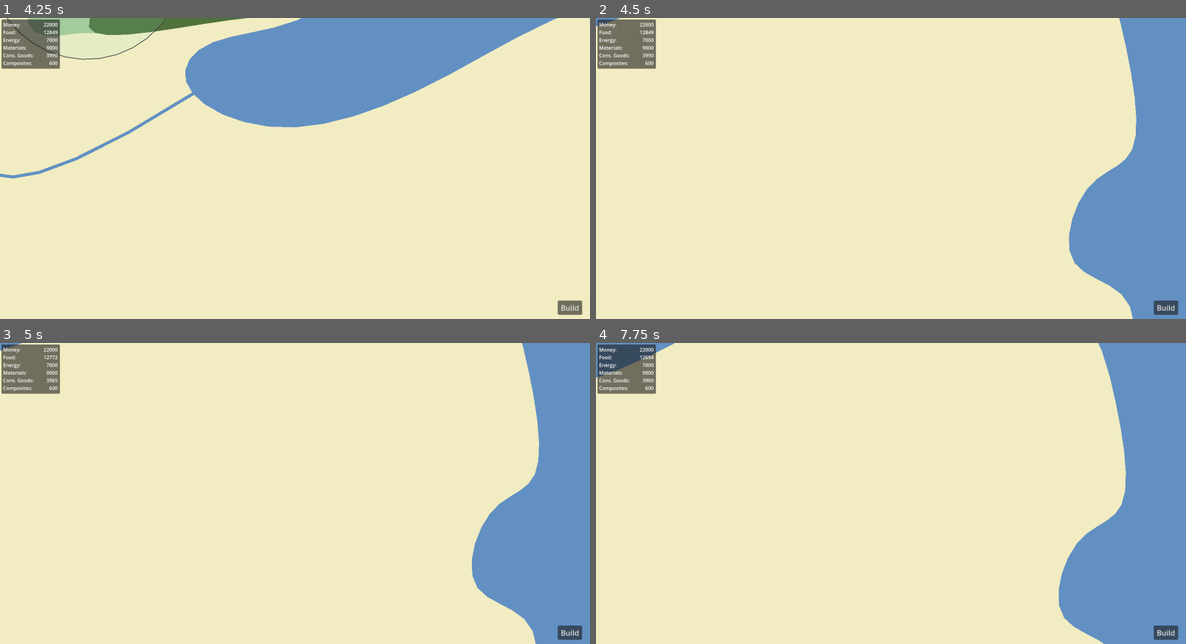
Above: before the commit, frames 1-4 (two rows, left to right).
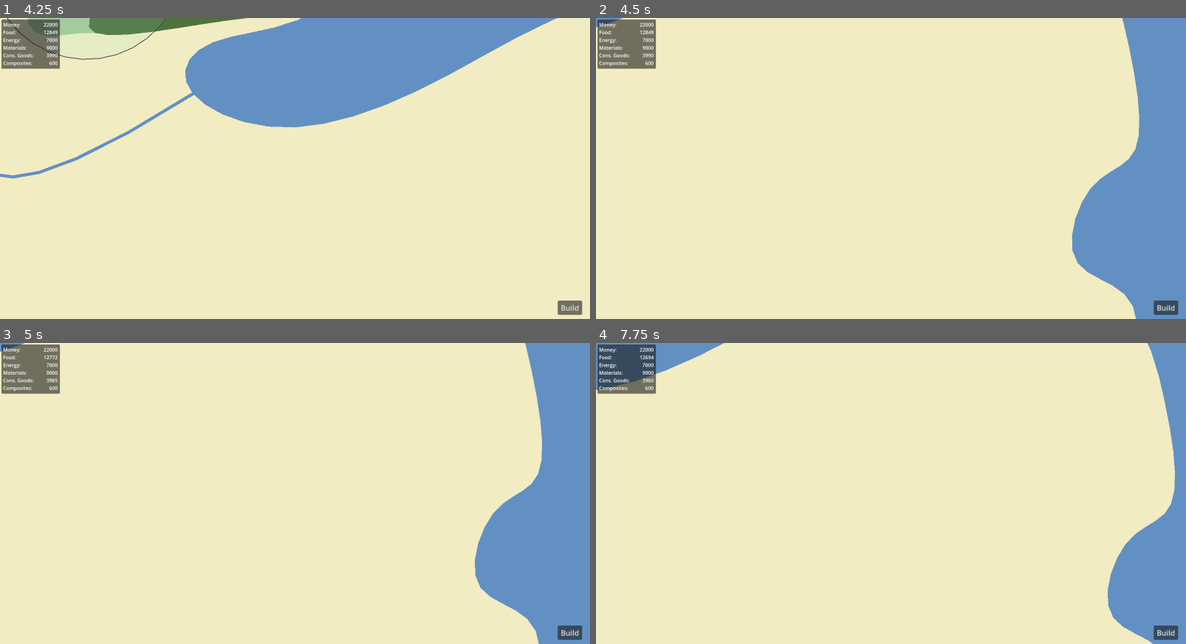
Above: after the commit, the same moments.

Repository: Novation257/Nations-Refounded
Game: Godot game, scene res://masterScene.tscn
The game is run twice, just before and just after one commit, with the same random seed, the same clock (stepped at 60 frames per second) and the same inputs. The engine's default icon, where the game draws it, is replaced by a stand-in: a white triangle on a blue panel in a dark square.
Inputs (mouse positions are in pixels of both pictures, inside the frame that each line leads up to):
- Up to frame 1 (4.25 s): tap Enter at 0.5, 2, 3.5 s; move the mouse to (312, 216) at 0.52 s; press the mouse at (312, 216) at 0.53 s; tap Space at 1.25, 2.75 s; move the mouse to (177, 183) at 1.27 s; release the mouse at (177, 183) at 1.28 s; tap Down (CamDown) at 1.35 s; click (177, 183) at 1.55 s; move the mouse to (354, 102) at 2.02 s; press the mouse at (354, 102) at 2.03 s; tap Left (CamLeft) at 2.1 s; move the mouse to (265, 228) at 2.77 s; release the mouse at (265, 228) at 2.78 s; tap Right (CamRight) at 2.85 s; click (265, 228) at 3.05 s; move the mouse to (472, 213) at 3.52 s; press the mouse at (472, 213) at 3.53 s; tap Up (CamUp) at 3.6 s
- Up to frame 2 (4.5 s): tap Space at 4.25 s; move the mouse to (714, 123) at 4.27 s; release the mouse at (714, 123) at 4.28 s; click (714, 123) at 4.35 s
- Up to frame 3 (5 s): no input
- Up to frame 4 (7.75 s): move the mouse to (920, 493) at 5.02 s; hold Shift (Shift) 5.03-5.78 s; click (920, 493) at 5.3 s; move the mouse to (802, 418) at 5.77 s; click (802, 418) at 5.85 s; move the mouse to (1020, 478) at 6.52 s; press the mouse at (1020, 478) at 6.53 s; tap Down (CamDown) at 6.6 s; move the mouse to (773, 508) at 7.27 s; release the mouse at (773, 508) at 7.28 s; tap Left (CamLeft) at 7.35 s; click (773, 508) at 7.55 s

Frame 1 is identical in both runs. In frame 2, 0.6% of the frame differs, in the area x 0-93%, y 0-100%; in frame 3, 0.6%; in frame 4, 9.5%, in the area x 0-99%, y 0-100%.

Commit message:
UI improvements to cities
- Cities now show name, population, and taxes on the map

Diff:
--- a/ClientApp/UI/Cam+UI.tscn
+++ b/ClientApp/UI/Cam+UI.tscn
@@ -4,10 +4,6 @@
 [ext_resource type="Script" path="res://UI/ui.gd" id="2_ebt58"]
 
 [node name="Camera2D" type="Camera2D"]
-limit_left = -2500
-limit_top = -1500
-limit_right = 3000
-limit_bottom = 2500
 position_smoothing_enabled = true
 position_smoothing_speed = 20.0
 script = ExtResource("1_0pqkt")
--- a/ClientApp/UI/cameraControls.gd
+++ b/ClientApp/UI/cameraControls.gd
@@ -57,8 +57,8 @@
 
 	old_mpos = new_mpos
 
-	position.x = max(limit_left, min(limit_right, position.x))
-	position.y = max(limit_top, min(limit_bottom, position.y))
+	position.x = max(-2000, min(2000, position.x))
+	position.y = max(-1000, min(2000, position.y))
 	return
 
 func _on_build_menu_focus_entered() -> void:
--- a/ClientApp/gameObjects/city/city.gd
+++ b/ClientApp/gameObjects/city/city.gd
@@ -12,10 +12,14 @@
 @onready var UI_population:Label = get_node("%population")
 @onready var UI_stockpile:Label = get_node("%stockpile")
 @onready var UI_TTP:Label = get_node("%TTP")
+@onready var UI_display:Panel = get_node("%Display")
+@onready var UI_nameDis:Label = get_node("%nameDisplay")
+@onready var UI_popDis:Label = get_node("%popDisplay")
+@onready var UI_taxDis:Label = get_node("%taxDIsplay")
 
 # Nodes
 @onready var cityLimits:Polygon2D = get_node("%CityLimitsPoly")
-@onready var master:Node2D = get_parent().get_parent()
+@onready var master:Master = get_parent().get_parent()
 
 # Signaling
 signal production_tick(city:City)
@@ -34,6 +38,12 @@
 var productionCountdown:int = productionTime
 var stockpile:float = 0
 var inputs:Resources = Resources.new()
+
+func buildNumString(num:float) -> String:
+	if(int(num / 100000) > 0): return(str(int(num) / 1000) + "k")
+	elif (int(num / 10000) > 0): return(str(int(num / 100) / 10.0) + "k")
+	elif (int(num / 1000) > 0): return(str(int(num / 10) / 100.0) + "k")
+	else: return(str(num))
 
 func calculateFoodUsage(population:int) -> int:
 	return floor((population * .001) - .00006*pow(population, 1.2) + 5)
@@ -69,6 +79,10 @@
 	UI_population.text = "Population: " + str(get_meta("population"))
 	UI_stockpile.text = "Taxes: " + str(calculateTaxProduction(population) * stockpile)
 	UI_TTP.text = "TTP: " + str(productionCountdown)
+
+	UI_popDis.text = buildNumString(get_meta("population"))
+	UI_taxDis.text = buildNumString(calculateTaxProduction(population) * stockpile)
+	if(stockpile == 18*2): UI_taxDis.add_theme_color_override("font_color", Color.RED)
 	return
 
 # Check if the player has enough resources to supply the city
@@ -85,6 +99,7 @@
 	# Hide UI and update values
 	UI.visible = false
 	UI_name.text = name
+	UI_nameDis.text = name
 	UI_ownerID.text = "OwnerID: " + str(get_meta("ownerID"))
 
 	# Get population
@@ -107,7 +122,6 @@
 		var m_pos:Vector2 = get_local_mouse_position()
 		UI.position[0] = m_pos[0] + (12 * UI.scale[0])
 		UI.position[1] = m_pos[1] - (0  * UI.scale[0])
-
 	pass
 
 func _on_city_inner_coll_mouse_entered() -> void:
@@ -128,5 +142,7 @@
 
 			# Update UI
 			UI_stockpile.text = "Taxes: 0"
+			UI_taxDis.text = "0"
+			UI_taxDis.add_theme_color_override("font_color", Color.WHITE)
 		else: master.staticUI.notify("Cannot collect taxes from another player's city")
 	return
--- a/ClientApp/gameObjects/city/city.tscn
+++ b/ClientApp/gameObjects/city/city.tscn
@@ -38,10 +38,8 @@
 unique_name_in_owner = true
 visible = false
 z_index = 1
-offset_left = 100.0
-offset_top = -80.0
-offset_right = 260.0
-offset_bottom = 55.0
+offset_right = 160.0
+offset_bottom = 135.0
 metadata/_edit_use_anchors_ = true
 
 [node name="name" type="Label" parent="UI"]
@@ -113,6 +111,93 @@
 text = "TTP: 12"
 metadata/_edit_use_anchors_ = true
 
+[node name="Display" type="Panel" parent="."]
+unique_name_in_owner = true
+anchors_preset = 7
+anchor_left = 0.5
+anchor_top = 1.0
+anchor_right = 0.5
+anchor_bottom = 1.0
+offset_left = -65.0
+offset_top = -60.0
+offset_right = 65.0
+offset_bottom = -35.0
+grow_horizontal = 2
+grow_vertical = 0
+
+[node name="nameDisplay" type="Label" parent="Display"]
+unique_name_in_owner = true
+layout_mode = 1
+anchors_preset = 8
+anchor_left = 0.5
+anchor_top = 0.5
+anchor_right = 0.5
+anchor_bottom = 0.5
+offset_left = -57.0
+offset_top = -11.5
+offset_right = 57.0
+offset_bottom = 11.5
+grow_horizontal = 2
+grow_vertical = 2
+text = "CityLongName"
+horizontal_alignment = 1
+
+[node name="popPanel" type="Panel" parent="Display"]
+layout_mode = 1
+anchors_preset = 2
+anchor_top = 1.0
+anchor_bottom = 1.0
+offset_right = 40.0
+offset_bottom = 20.0
+grow_vertical = 0
+
+[node name="popDisplay" type="Label" parent="Display/popPanel"]
+unique_name_in_owner = true
+layout_mode = 1
+anchors_preset = 8
+anchor_left = 0.5
+anchor_top = 0.5
+anchor_right = 0.5
+anchor_bottom = 0.5
+offset_left = -20.0
+offset_top = -9.0
+offset_right = 33.0
+offset_bottom = 14.0
+grow_horizontal = 2
+grow_vertical = 2
+scale = Vector2(0.75, 0.75)
+text = "33.3k"
+horizontal_alignment = 1
+
+[node name="taxPanel" type="Panel" parent="Display"]
+layout_mode = 1
+anchors_preset = 2
+anchor_top = 1.0
+anchor_bottom = 1.0
+offset_left = 90.0
+offset_right = 130.0
+offset_bottom = 20.0
+grow_vertical = 0
+
+[node name="taxDIsplay" type="Label" parent="Display/taxPanel"]
+unique_name_in_owner = true
+layout_mode = 1
+anchors_preset = 8
+anchor_left = 0.5
+anchor_top = 0.5
+anchor_right = 0.5
+anchor_bottom = 0.5
+offset_left = -20.0
+offset_top = -9.0
+offset_right = 33.0
+offset_bottom = 14.0
+grow_horizontal = 2
+grow_vertical = 2
+scale = Vector2(0.75, 0.75)
+text = "33.3k
+"
+horizontal_alignment = 1
+
 [connection signal="input_event" from="CityInnerColl" to="." method="_on_city_inner_coll_input_event"]
 [connection signal="mouse_entered" from="CityInnerColl" to="." method="_on_city_inner_coll_mouse_entered"]
 [connection signal="mouse_exited" from="CityInnerColl" to="." method="_on_city_inner_coll_mouse_exited"]
--- a/ClientApp/masterScene.tscn
+++ b/ClientApp/masterScene.tscn
@@ -17,7 +17,7 @@
 position = Vector2(65.9999, 155)
 script = ExtResource("3_tiwjy")
 points = PackedVector2Array(-2433.31, -518.684, -2004.8, -716.461, -1647.84, -804.659, -1484.05, -1021.36, -987.639, -1 …(1136 unchanged characters)…
-weights = PackedFloat32Array(1, 1, 1, 1, 1, 1, 1, 1, 1, 1, 1 …(120620 unchanged characters)… 1, 1, 1, 1, 1, 1, 1, 1, 1, 1, 1, 1, 1, 1)
+weights = PackedFloat32Array(1, 1, 1, 1, 1, 1, 1, 1, 1, 1, 1 …(120620 unchanged characters)… 1, 1, 1, 1, 1, 1, 1, 1, 1, 1, 1, 1, 1, 1, 1, 1, 1, 1)
 collision_poly = NodePath("barren/CollisionPolygon2D")
 open = false
 border = false
@@ -34,7 +34,7 @@
 position = Vector2(-980, -203)
 script = ExtResource("3_tiwjy")
 points = PackedVector2Array(-243.622, -222.623, 78.9117, -640.832, 508.909, -930.005, 665.709, -836.773, 563.194, -447.16, 530.291, 35.7971, 207.751, 151.71, -248.317, 285.678, -1009.16, 55.1613, -1048.76, 258.808, -1298.16, 142.881, -1164.63, -108.98, -776.504, -20.901, -700.589, -274.256)
-weights = PackedFloat32Array(1, 1, 1, 1, 1, 1, 1, 1, 1, 1, 1 …(23069 unchanged characters)… 1, 1, 1, 1, 1, 1, 1, 1, 1, 1, 1, 1, 1, 1)
+weights = PackedFloat32Array(1, 1, 1, 1, 1, 1, 1, 1, 1, 1, 1 …(23069 unchanged characters)… 1, 1, 1, 1, 1, 1, 1, 1, 1, 1, 1, 1, 1, 1, 1, 1, 1, 1)
 collision_poly = NodePath("plains/CollisionPolygon2D")
 open = false
 border = false
@@ -51,7 +51,7 @@
 position = Vector2(-1035, -521)
 script = ExtResource("3_tiwjy")
 points = PackedVector2Array(-786.552, 194.825, -253.795, -31.4633, 173.837, -409.204, 467.833, -79.5718, 82.9648, 45.1541, 145.328, 255.406, -367.83, 258.97)
-weights = PackedFloat32Array(1, 1, 1, 1, 1, 1, 1, 1, 1, 1, 1 …(17012 unchanged characters)… 1, 1, 1, 1, 1, 1, 1, 1, 1, 1, 1, 1, 1, 1)
+weights = PackedFloat32Array(1, 1, 1, 1, 1, 1, 1, 1, 1, 1, 1 …(17012 unchanged characters)… 1, 1, 1, 1, 1, 1, 1, 1, 1, 1, 1, 1, 1, 1, 1, 1, 1, 1)
 collision_poly = NodePath("forest/CollisionPolygon2D")
 open = false
 border = false
@@ -129,7 +129,7 @@
 position = Vector2(-1735, 113)
 script = ExtResource("3_tiwjy")
 points = PackedVector2Array(-243.622, -222.623, 110.098, -223.524, 539.917, -135.425, 323.673, -36.6466, 128.786, -12.6194, 18.7378, 201.189, -274.336, 120.865)
-weights = PackedFloat32Array(1, 1, 1, 1, 1, 1, 1, 1, 1, 1, 1 …(5792 unchanged characters)… 1, 1, 1, 1, 1, 1, 1, 1, 1, 1, 1, 1, 1, 1)
+weights = PackedFloat32Array(1, 1, 1, 1, 1, 1, 1, 1, 1, 1, 1 …(5792 unchanged characters)… 1, 1, 1, 1, 1, 1, 1, 1, 1, 1, 1, 1, 1, 1, 1, 1, 1, 1)
 collision_poly = NodePath("forest/CollisionPolygon2D")
 open = false
 border = false
@@ -146,7 +146,7 @@
 position = Vector2(556, -855)
 script = ExtResource("3_tiwjy")
 points = PackedVector2Array(19.9692, -265.708, 355.59, -217.762, 478.451, -142.847, 469.461, -5.00256, 402.259, 102.07, 340.631, 91.9543, 138.782, -110.154, -244.144, 58.0143, -265.713, 259.592, -369.792, 206.203, -654.269, 288.666, -429.523, -268.705, -243.733, -340.623)
-weights = PackedFloat32Array(1, 1, 1, 1, 1, 1, 1, 1, 1, 1, 1 …(36350 unchanged characters)… 1, 1, 1, 1, 1, 1, 1, 1, 1, 1, 1, 1, 1, 1)
+weights = PackedFloat32Array(1, 1, 1, 1, 1, 1, 1, 1, 1, 1, 1 …(36350 unchanged characters)… 1, 1, 1, 1, 1, 1, 1, 1, 1, 1, 1, 1, 1, 1, 1, 1, 1, 1)
 collision_poly = NodePath("plains/CollisionPolygon2D")
 open = false
 border = false
@@ -163,7 +163,7 @@
 position = Vector2(525, -701)
 script = ExtResource("3_tiwjy")
 points = PackedVector2Array(-326.819, -35.0415, 65.0303, -257.976, 397.181, -159.042, 467.833, -79.5718, 343.181, 16.9585, 137.181, 20.9585, -388.181, 122.949)
-weights = PackedFloat32Array(1, 1, 1, 1, 1, 1, 1, 1, 1, 1, 1 …(22256 unchanged characters)… 1, 1, 1, 1, 1, 1, 1, 1, 1, 1, 1, 1, 1, 1)
+weights = PackedFloat32Array(1, 1, 1, 1, 1, 1, 1, 1, 1, 1, 1 …(22256 unchanged characters)… 1, 1, 1, 1, 1, 1, 1, 1, 1, 1, 1, 1, 1, 1, 1, 1, 1, 1)
 collision_poly = NodePath("forest/CollisionPolygon2D")
 open = false
 border = false
--- a/ClientApp/scripts/masterScene.gd
+++ b/ClientApp/scripts/masterScene.gd
@@ -1,4 +1,5 @@
 extends Node2D
+class_name Master
 
 const TIMEMUL:int = 3600/4 # 1 sec = 15 min
 var time:int
